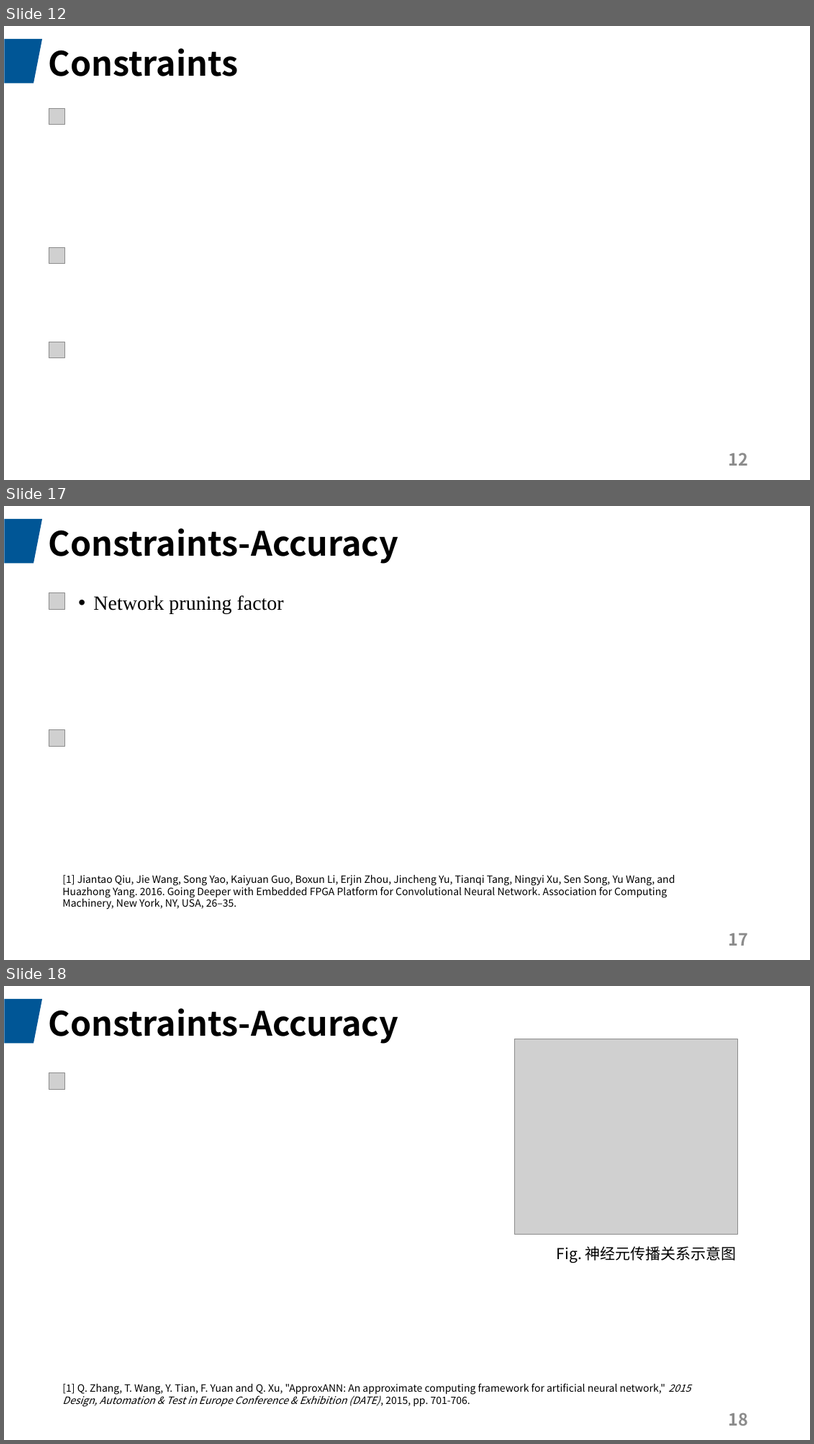
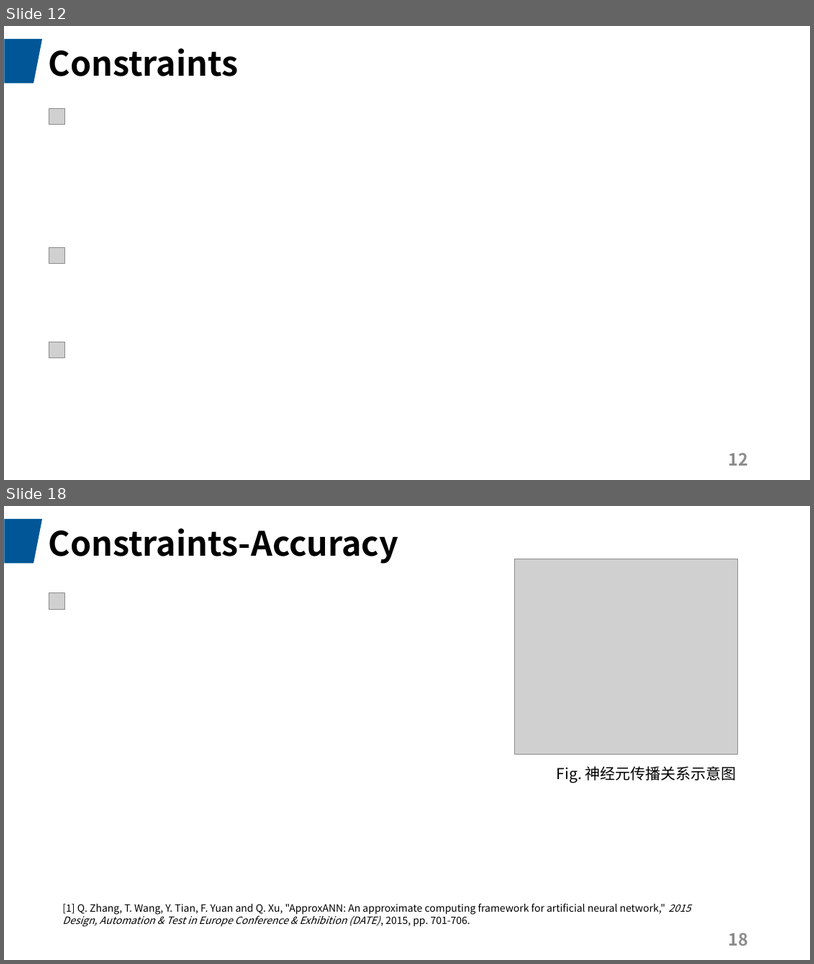
Before and after one commit to JadeQiong/DSE, a slide deck: 组会3.18GNN.pptx. Shown one above the other, each under a label of ours: slides 12, 17 and 18 before the commit, slides 12 and 18 after it; the slides between them are not shown. The pictures are 814x1444 and 814x964 pixels, drawn with LibreOffice and Linux fonts; fonts in the diff are those of the drawing; grey boxes stand for pictures. Boxes give left, top, right and bottom in pixels: in the first picture for what was removed or moved away, otherwise in the second. Text is boxed around its words. In the diff, an @@ line names an element or a change of style, - is before the commit and + after.

```diff
--- a/组会3.18GNN.pptx
+++ b/组会3.18GNN.pptx
@@ slide 17 removed at <box>4,506,810,960</box>, background #FFFFFF; not listed: 1 template element that a slide beside it also shows @@
@@ title removed at <box>48,528,399,564</box> @@
-Constraints-Accuracy
@@ picture removed at <box>49,593,65,610</box> @@
@@ text removed at <box>93,595,284,613</box> @@
-  • Network pruning factor
@@ picture removed at <box>49,730,65,746</box> @@
@@ text removed at <box>62,875,675,909</box> @@
-[1] Jiantao Qiu, Jie Wang, Song Yao, Kaiyuan Guo, Boxun Li, Erjin Zhou, Jincheng Yu, Tianqi Tang, Ningyi Xu, Sen Song, Yu Wang, and Huazhong Yang. 2016. Going Deeper with Embedded FPGA Platform for Convolutional Neural Network. Association for Computing Machinery, New York, NY, USA, 26–35.
@@ page number removed at <box>729,933,749,945</box> @@
-17
```
Also in this commit, not shown: 4 slides changed, 2 slides added, 1 other slide removed, 1 other file.
